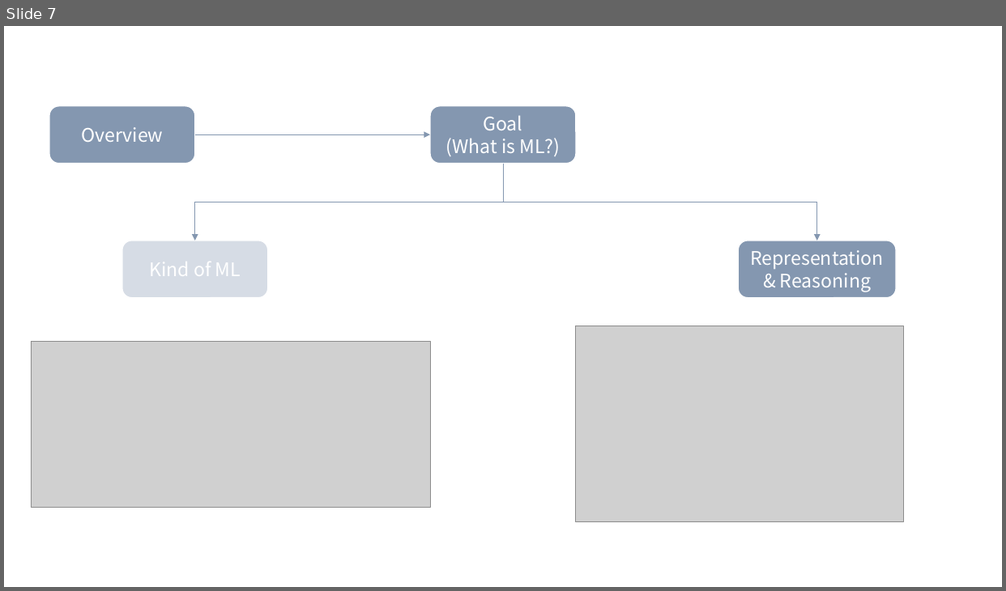
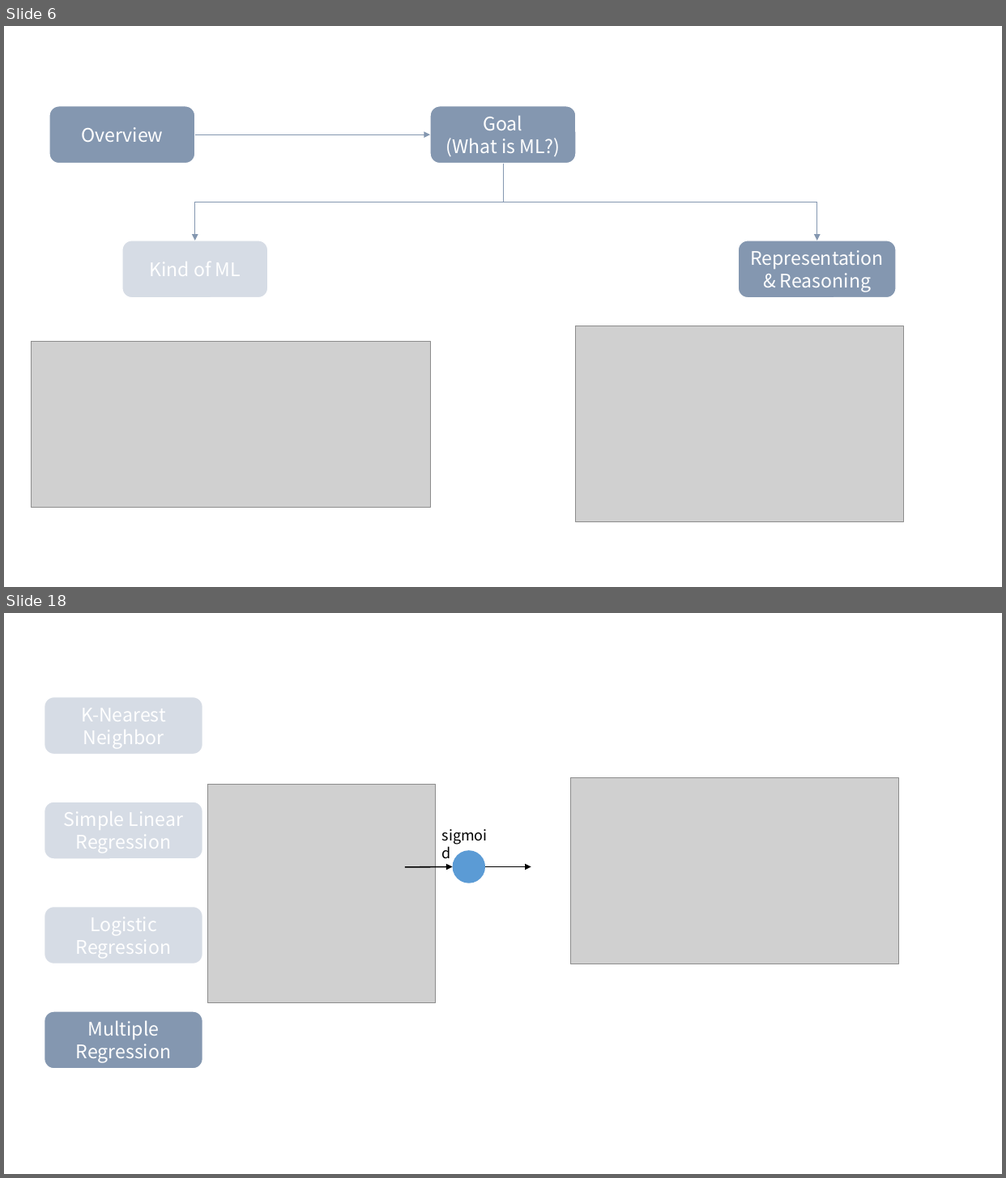
Before and after one commit to Linejin/ai_study, a slide deck: planning/AI seminar.pptx. Shown one above the other, each under a label of ours: slide 7 before the commit, slides 6 and 18 after it; the slides between them are not shown. The pictures are 1006x591 and 1006x1178 pixels, drawn with LibreOffice and Linux fonts; fonts in the diff are those of the drawing; grey boxes stand for pictures. Boxes give left, top, right and bottom in pixels: in the first picture for what was removed or moved away, otherwise in the second. Text is boxed around its words. In the diff, an @@ line names an element or a change of style, - is before the commit and + after.

```diff
--- a/planning/AI seminar.pptx
+++ b/planning/AI seminar.pptx
@@ slide 18 added at box(4, 613, 1002, 1174), background #FFFFFF @@
@@ rounded rectangle added at box(44, 697, 203, 755), fill #D6DCE5, outline #FFFFFF 1 pt, 18 pt, text #FFFFFF @@
+K-Nearest Neighbor
@@ picture added at box(571, 778, 898, 964) @@
@@ rounded rectangle added at box(44, 802, 203, 859), fill #D6DCE5, outline #FFFFFF 1 pt, 18 pt, text #FFFFFF @@
+Simple Linear Regression
@@ picture added at box(207, 785, 435, 1003) @@
@@ text added at box(434, 824, 503, 849), 14 pt, text #000000 @@
+sigmoid
@@ ellipse added at box(453, 850, 485, 884), fill #5B9BD5 @@
@@ arrow added from (405, 867) to (453, 867), #000000 1.25 pt @@
@@ arrow added from (485, 867) to (531, 867), #000000 1.25 pt @@
@@ rounded rectangle added at box(44, 906, 203, 964), fill #D6DCE5, outline #FFFFFF 1 pt, 18 pt, text #FFFFFF @@
+Logistic Regression
@@ rounded rectangle added at box(44, 1012, 203, 1070), fill #8497B0, outline #FFFFFF 1 pt, 18 pt, text #FFFFFF @@
+Multiple
+Regression
@@ what was slide 7 is now slide 6 @@
```
Also in this commit, not shown: 15 slides changed, 10 other slides added, 6 slides removed.
